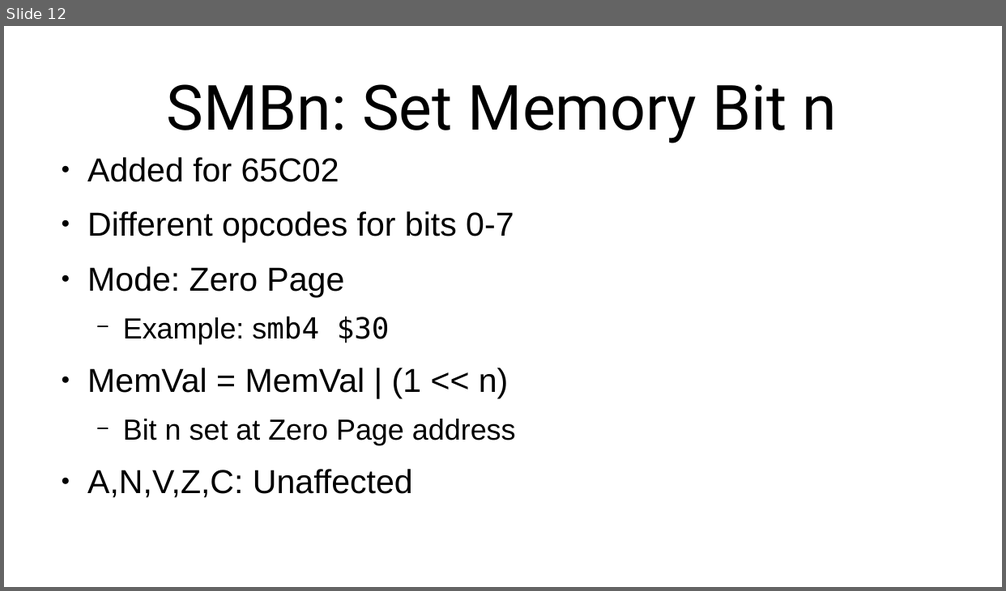
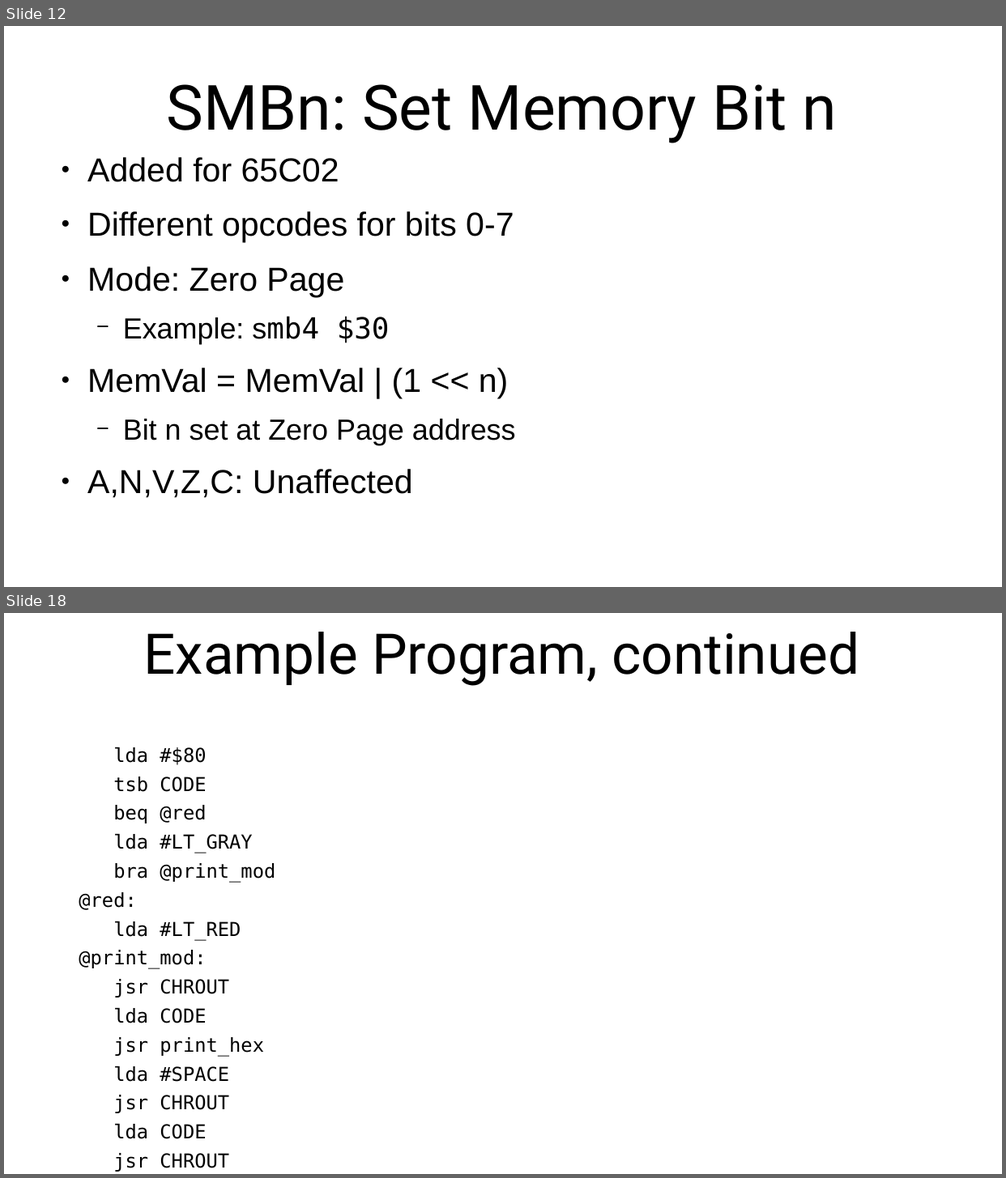
Before and after one commit to SlithyMatt/x16-assembly-tutorial, a slide deck: Lesson6/Lesson6.odp. Shown one above the other, each under a label of ours: slide 12 before the commit, slides 12 and 18 after it; the slides between them are not shown. The pictures are 1006x591 and 1006x1178 pixels, drawn with LibreOffice and Linux fonts; fonts in the diff are those of the drawing. Boxes give left, top, right and bottom in pixels: in the first picture for what was removed or moved away, otherwise in the second. Text is boxed around its words. In the diff, an @@ line names an element or a change of style, - is before the commit and + after.

```diff
--- a/Lesson6/Lesson6.odp
+++ b/Lesson6/Lesson6.odp
@@ slide 18 added at box(4, 613, 1002, 1174), background #FFFFFF @@
@@ title added at box(144, 632, 859, 686), 54 pt, text #000000 @@
+Example Program, continued
@@ text added at box(79, 747, 275, 1139), 18.5 pt, text #000000 @@
+lda #$80
+tsb CODE
+beq @red
+lda #LT_GRAY
+bra @print_mod
+@red:
+lda #LT_RED
+@print_mod:
+jsr CHROUT
+lda CODE
+jsr print_hex
+lda #SPACE
+jsr CHROUT
+lda CODE
+jsr CHROUT
```
Also in this commit, not shown: 2 slides changed, 4 other slides added.
